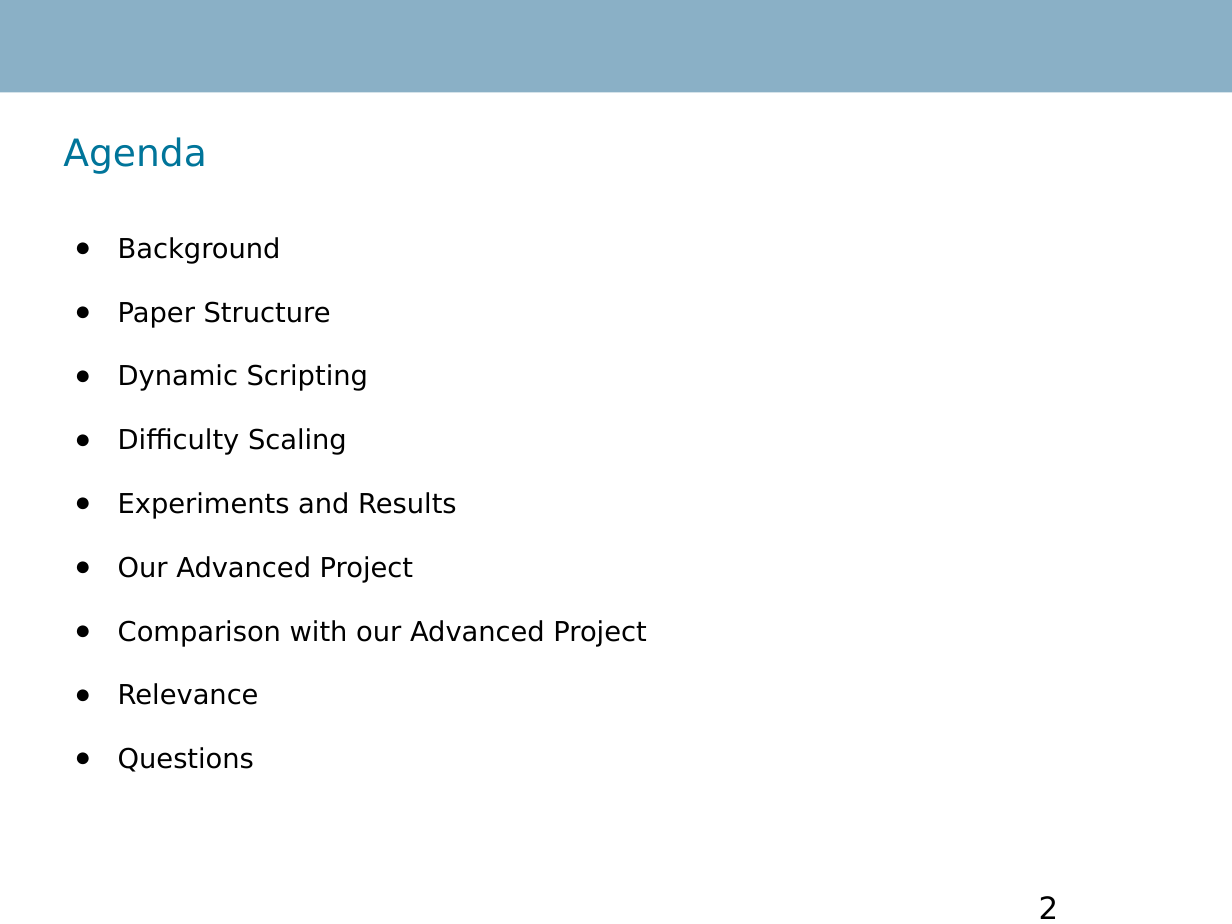
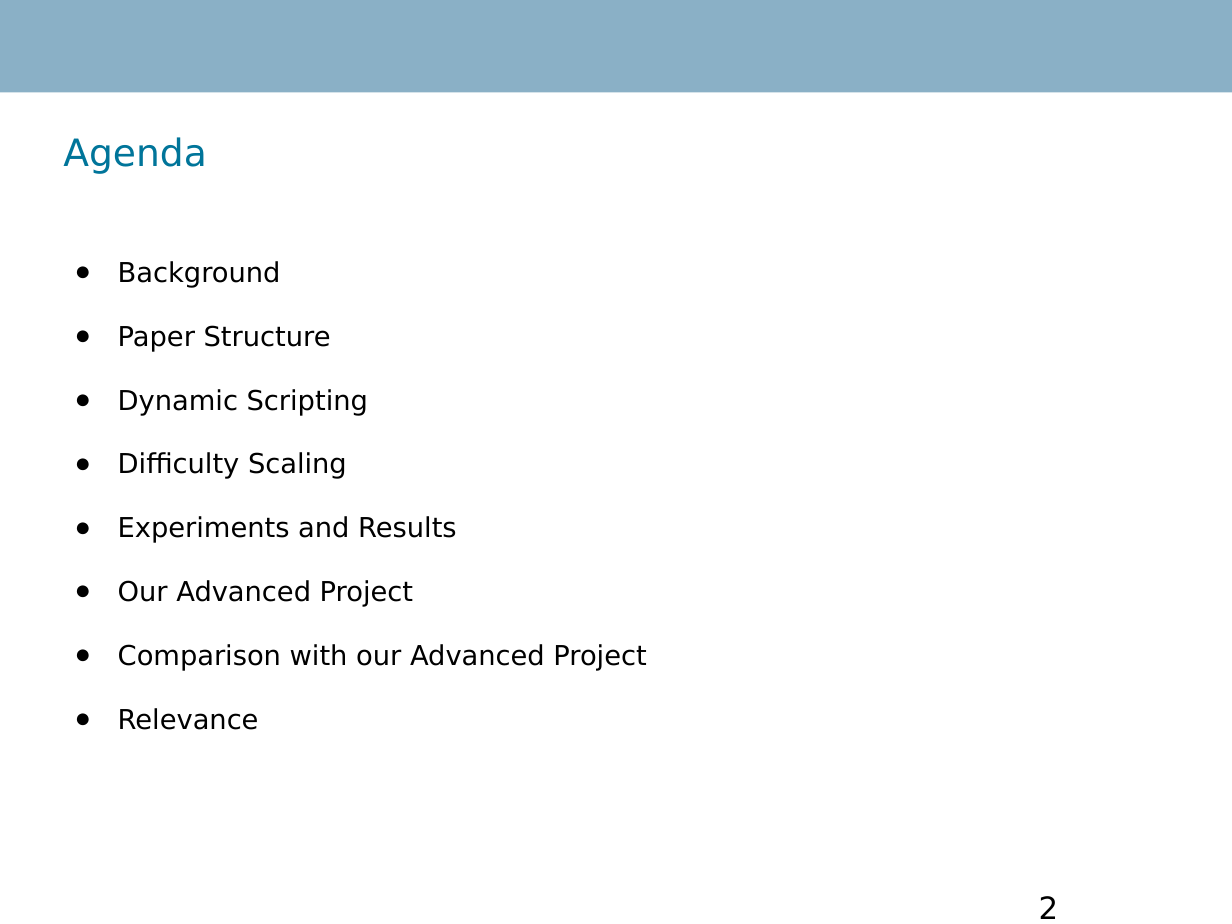
Before and after one commit to RobinTo/AdaptiveGame, a slide deck: slide 2 of IKT426 Research Seminar Report/presentation.ppt. Drawn at 1232x924 pixels with LibreOffice and Linux fonts; fonts in the diff are those of the drawing; background and template pictures are left out. Boxes give left, top, right and bottom in pixels: in the first picture for what was removed or moved away, otherwise in the second. Text is boxed around its words. In the diff, an @@ line names an element or a change of style, - is before the commit and + after.

```diff
--- a/IKT426 Research Seminar Report/presentation.ppt
+++ b/IKT426 Research Seminar Report/presentation.ppt
@@ text "Background": place and size @@
-text "Background" at [118,237,646,772]
+text "Background" at [118,261,646,730]
@@ text at [118,747,254,772]: paragraph removed @@
-● Questions
```
Also in this commit, not shown: 2 other slides changed, 3 other files.
